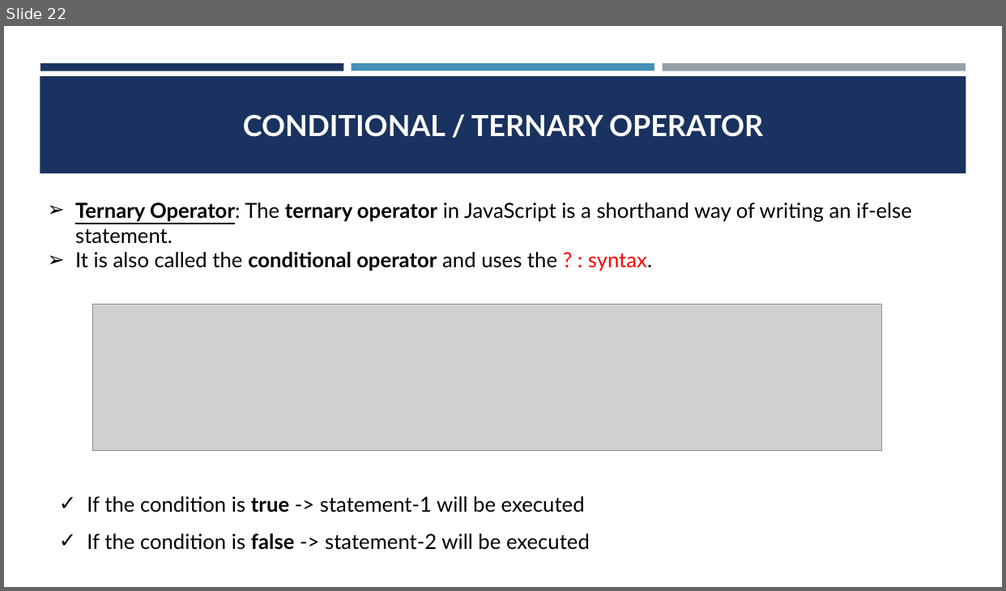
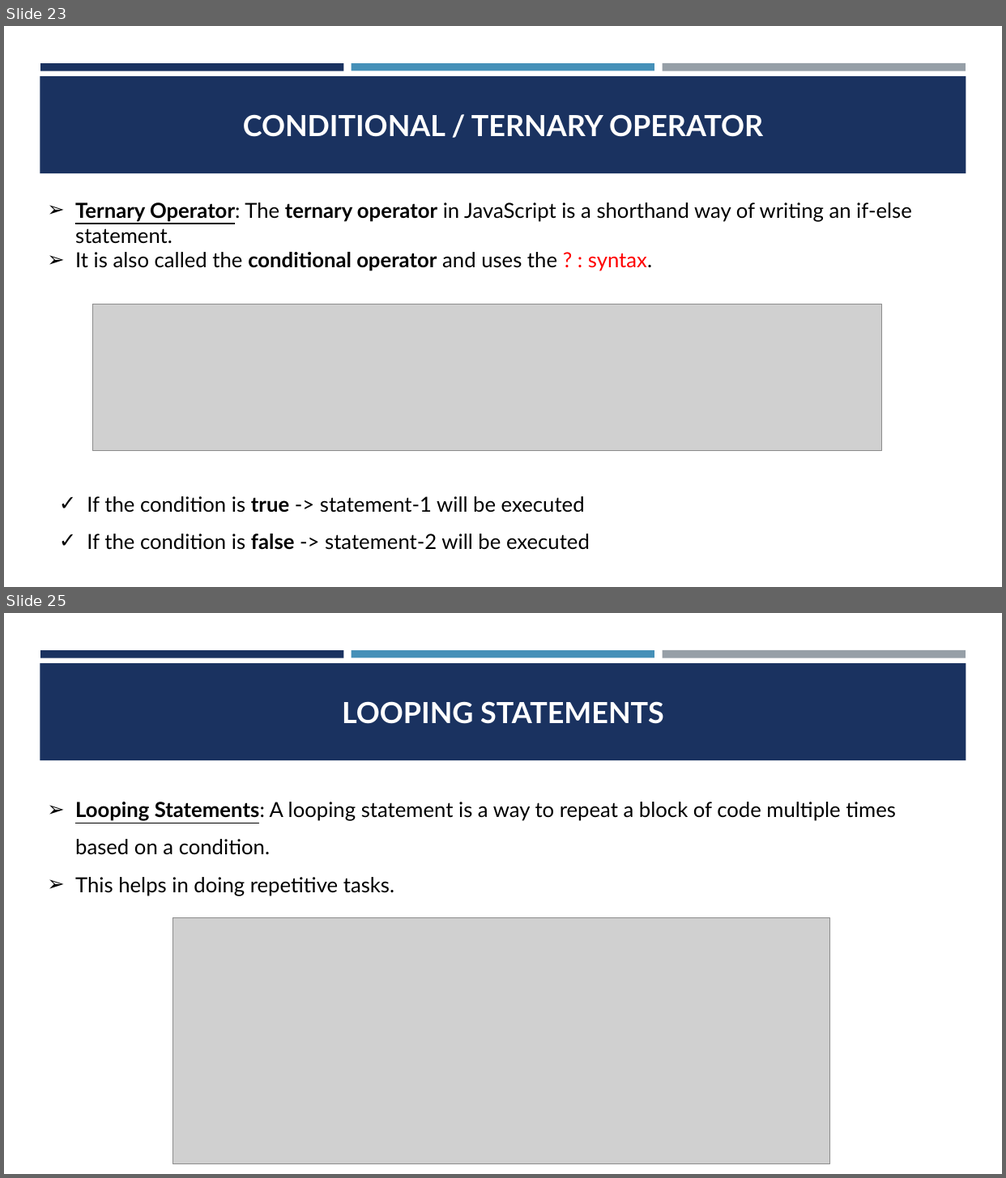
Before and after one commit to CodeCrafterRohit/PEC-Training, a slide deck: JAVASCRIPT/JAVASCRIPT PPT.pptx. Shown one above the other, each under a label of ours: slide 22 before the commit, slides 23 and 25 after it; the slides between them are not shown. The pictures are 1006x591 and 1006x1178 pixels, drawn with LibreOffice and Linux fonts; fonts in the diff are those of the drawing; grey boxes stand for pictures. Boxes give left, top, right and bottom in pixels: in the first picture for what was removed or moved away, otherwise in the second. Text is boxed around its words. In the diff, an @@ line names an element or a change of style, - is before the commit and + after.

```diff
--- a/JAVASCRIPT/JAVASCRIPT PPT.pptx
+++ b/JAVASCRIPT/JAVASCRIPT PPT.pptx
@@ slide 25 added at box(4, 613, 1002, 1174), background #FFFFFF; not listed: 4 template elements that a slide beside it also shows @@
@@ title added at box(342, 701, 664, 724), 28 pt, text #FFFFFF, bold @@
+LOOPING STATEMENTS
@@ text added at box(75, 802, 896, 897), 20 pt, text #000000 @@
+➢ Looping Statements: A looping statement is a way to repeat a block of code multiple times based on a condition.
+➢ This helps in doing repetitive tasks.
@@ picture added at box(173, 918, 829, 1165) @@
@@ what was slide 22 is now slide 23 @@
```
Also in this commit, not shown: 1 slide changed, 16 other slides added, 14 other files.
